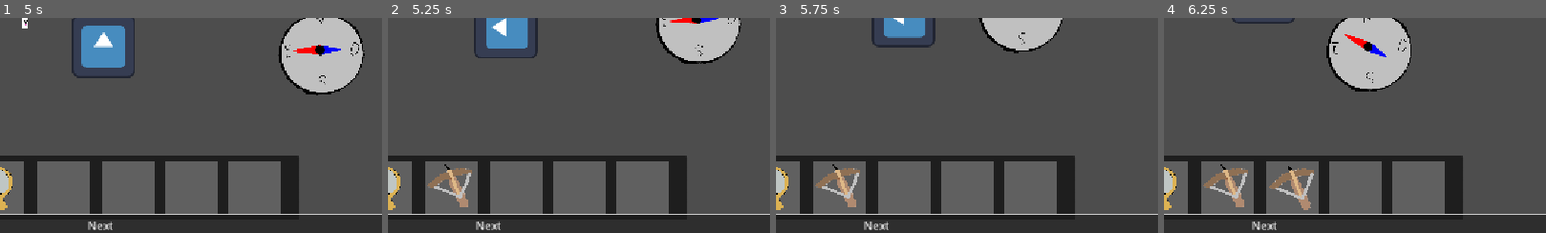
Above: before the commit, frames 1-4 (left to right).
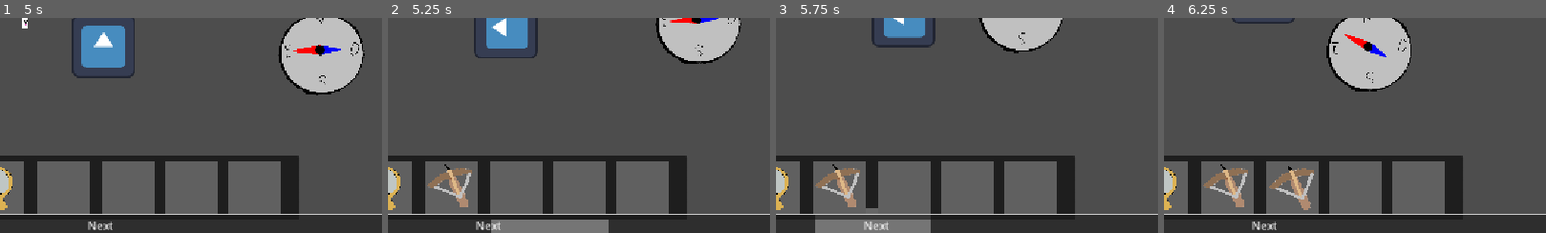
Above: after the commit, the same moments.

Repository: ygrecky/GameJam1
Game: Godot game, scene res://scenes/game_controller.tscn
Two runs of this game, one before a commit and one after it. Both use one fixed random seed, a clock stepped at 60 frames per second and the inputs below. The engine's default icon, where the game draws it, is replaced by a stand-in: a white triangle on a blue panel in a dark square.
Inputs (mouse positions are % of the whole screen's width and height, from its top left):
- Up to frame 1 (5 s): click "Next" at 0.5 s; click "Next" at 1.25 s; click (28, 89) at 2.02 s; click (37, 89) at 2.75 s; tap Enter at 3.5 s; hold Right (right) 3.53-4.28 s; hold 1 (Slot 1) 3.53-4.28 s; hold Down (down) from 4.28 s (still down); tap 2 (Slot 2) at 4.35 s
- Up to frame 2 (5.25 s): release Down (down) at 5.03 s; hold Right (right) from 5.03 s (still down); hold 3 (Slot 3) from 5.03 s (still down)
- Up to frame 3 (5.75 s): keep holding Right (right); keep holding 3 (Slot 3)
- Up to frame 4 (6.25 s): release Right (right) at 5.78 s; release 3 (Slot 3) at 5.78 s; hold Up (up) from 5.78 s (still down); tap 4 (Slot 4) at 5.85 s
The pictures show only the part of the screen within x 37-87%, y 50-100%; the shares and areas given below are measured in that part.

Frame 1 is identical in both runs. In frame 2, 1.9% of the frame differs, in the area x 27-58%, y 93-100%; in frame 3, 2.6%, in the area x 10-41%, y 88-100%; in frame 4, nothing differs.

Commit message:
tp zone !

Diff:
--- a/scenes/game.tscn
+++ b/scenes/game.tscn
@@ -7,6 +7,7 @@
 [ext_resource type="PackedScene" uid="uid://bfe54hqkti65k" path="res://scenes/bousole.tscn" id="7_gee14"]
 [ext_resource type="PackedScene" uid="uid://b6dposcgekuv2" path="res://scenes/ravin.tscn" id="7_u5sy4"]
 [ext_resource type="PackedScene" uid="uid://c85teiosuenrx" path="res://scenes/pnj.tscn" id="8_0tnpc"]
+[ext_resource type="PackedScene" uid="uid://cbrakomq1kfn3" path="res://scenes/tp_zone.tscn" id="8_gee14"]
 
 [node name="Game" type="Node2D" unique_id=439829170]
 
@@ -31,3 +32,11 @@
 [node name="Bousole" parent="." unique_id=538919682 instance=ExtResource("7_gee14")]
 position = Vector2(787.0001, 198.99997)
 scale = Vector2(0.2, 0.2)
+
+[node name="TpZone" parent="." unique_id=1066630093 instance=ExtResource("8_gee14")]
+position = Vector2(792.99994, 117.99999)
+scale = Vector2(2.365, 2.365)
+destination_path = "res://scenes/test_scene.tscn"
+
+[node name="Bloc magnétique2" parent="." unique_id=1188949750 instance=ExtResource("5_iywne")]
+position = Vector2(544, 786)
--- /dev/null
+++ b/scenes/tp_zone.tscn
@@ -0,0 +1,15 @@
+[gd_scene format=3 uid="uid://cbrakomq1kfn3"]
+
+[ext_resource type="Script" uid="uid://b8nsrx65nypys" path="res://scripts/tp_zone.gd" id="1_cp4dn"]
+
+[sub_resource type="RectangleShape2D" id="RectangleShape2D_u081y"]
+size = Vector2(76, 25)
+
+[node name="TpZone" type="Node2D" unique_id=1066630093]
+script = ExtResource("1_cp4dn")
+
+[node name="Area2D" type="Area2D" parent="." unique_id=849170685]
+
+[node name="CollisionShape2D" type="CollisionShape2D" parent="Area2D" unique_id=1141167091]
+position = Vector2(28, 2.5)
+shape = SubResource("RectangleShape2D_u081y")
--- a/scripts/player.gd
+++ b/scripts/player.gd
@@ -89,6 +89,10 @@
 		for elt in collision_.get_overlapping_bodies():
 			if(elt!=self):
 				print(elt)
+		for elt in collision_.get_overlapping_areas():
+			if(elt.get_parent() is TpZone and action_just_pressed):
+				Global.game_controller.change_2d_scene(elt.get_parent().destination_path,false,true)
+
 
 		get_input()
 		move_and_slide()
--- /dev/null
+++ b/scripts/tp_zone.gd
@@ -0,0 +1,13 @@
+extends Node2D
+class_name TpZone
+@export var destination_path : String
+
+
+# Called when the node enters the scene tree for the first time.
+func _ready() -> void:
+	pass # Replace with function body.
+
+
+# Called every frame. 'delta' is the elapsed time since the previous frame.
+func _process(delta: float) -> void:
+	pass
Not shown, added: scripts/tp_zone.gd.uid
